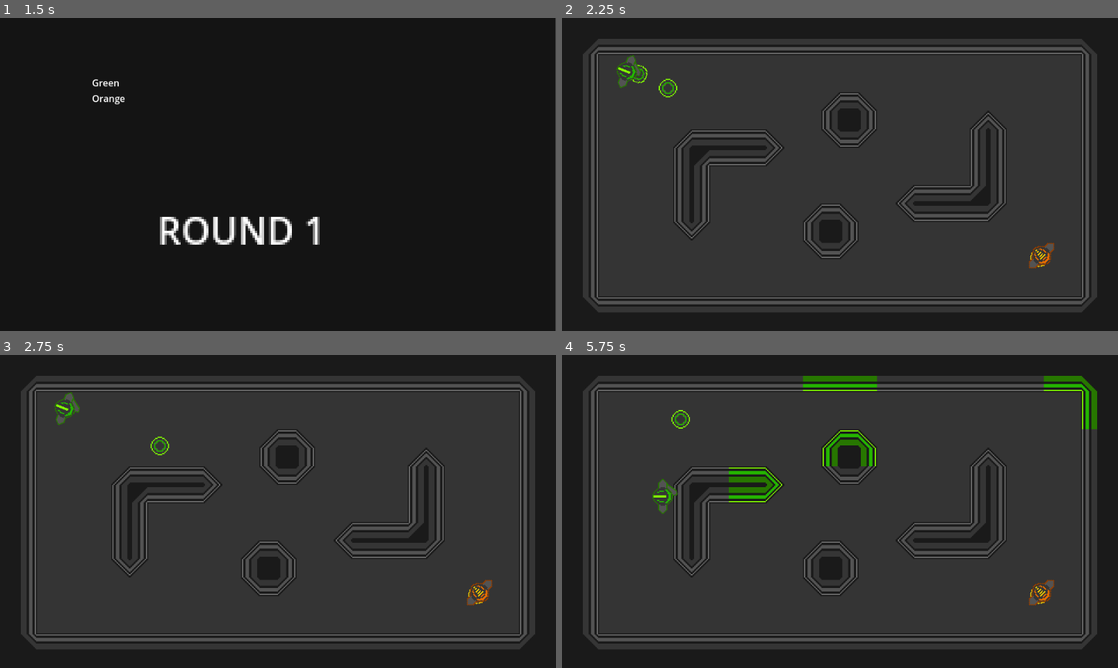
Above: before the commit, frames 1-4 (two rows, left to right).
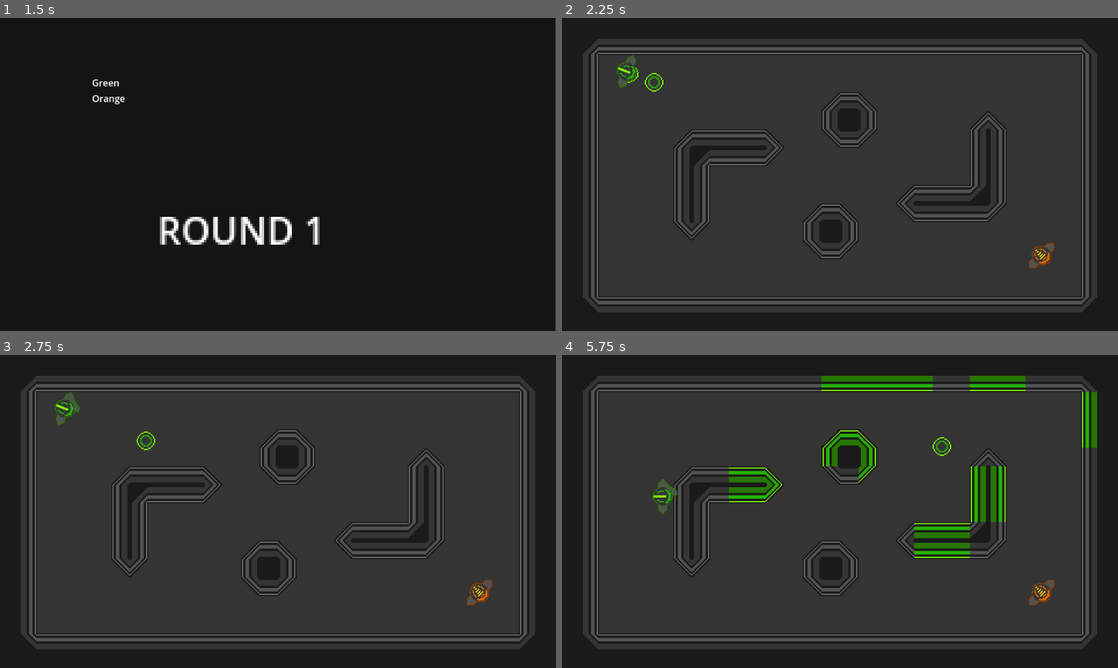
Above: after the commit, the same moments.

Repository: catgirl-software/nor2
Game: Godot game, scene res://scenes/game_scenes/title.tscn
The game is run twice, just before and just after one commit, with the same random seed, the same clock (stepped at 60 frames per second) and the same inputs.
Inputs (mouse positions are in pixels of both pictures, inside the frame that each line leads up to):
- Up to frame 1 (1.5 s): click "nort harder" at 0.5 s; tap Enter at 1.25 s; move the mouse to (250, 237) at 1.27 s; hold W (keyboard_up) from 1.28 s (still down); hold Space (keyboard_throw) from 1.28 s (still down); click (250, 237) at 1.42 s
- Up to frame 2 (2.25 s): keep holding W (keyboard_up); move the mouse to (1006, 221) at 2.02 s; release Space (keyboard_throw) at 2.03 s; tap Space (keyboard_throw) at 2.1 s
- Up to frame 3 (2.75 s): keep holding W (keyboard_up)
- Up to frame 4 (5.75 s): move the mouse to (673, 464) at 2.77 s; release W (keyboard_up) at 2.78 s; hold Space (keyboard_throw) 2.78-3.53 s; hold A (keyboard_left) 2.78-4.28 s; move the mouse to (867, 511) at 3.52 s; tap Space (keyboard_throw) at 3.6, 5.1 s; click (867, 511) at 3.67 s; move the mouse to (756, 433) at 4.27 s; hold S (keyboard_down) 4.28-5.03 s; hold Space (keyboard_throw) 4.28-5.03 s; move the mouse to (962, 495) at 5.02 s; hold D (keyboard_right) from 5.03 s (still down)

Frame 1 is identical in both runs. In frame 2, 0.3% of the frame differs, in the area x 11-87%, y 14-80%; in frame 3, 0.2%; in frame 4, 3.0%, in the area x 19-97%, y 6-80%.

Commit message:
stop people putting a disc in a wall

Diff:
--- a/player.tscn
+++ b/player.tscn
@@ -40,7 +40,7 @@
 }
 tracks/2/type = "method"
 tracks/2/imported = false
-tracks/2/enabled = true
+tracks/2/enabled = false
 tracks/2/path = NodePath(".")
 tracks/2/interp = 1
 tracks/2/loop_wrap = true
@@ -77,7 +77,7 @@
 
 [node name="disc" type="Sprite2D" parent="Arm"]
 show_behind_parent = true
-position = Vector2(12.9997, 0.0418882)
+position = Vector2(10.9997, 0.0418959)
 texture = ExtResource("3_crkmk")
 vframes = 5
 
@@ -93,3 +93,9 @@
 [node name="aim_trail" type="Line2D" parent="."]
 visible = false
 width = 2.0
+
+[node name="ThrowArea" type="Area2D" parent="."]
+
+[node name="CollisionPolygon2D" type="CollisionPolygon2D" parent="ThrowArea"]
+position = Vector2(2, 0)
+polygon = PackedVector2Array(10, 0, 22, 0, 19, -11, 7.08714, -13.5698, 3, -14, 7, -10, 10, -5)
--- a/scenes/game_scenes/map1.tscn
+++ b/scenes/game_scenes/map1.tscn
@@ -35,8 +35,6 @@
 
 [node name="p1" parent="." instance=ExtResource("3_l8p3q")]
 position = Vector2(56, 60)
-input_type = 0
-team = 1
 
 [node name="TextureRect" type="TextureRect" parent="."]
 material = SubResource("ShaderMaterial_a4pnx")
--- a/sprites/player.gd
+++ b/sprites/player.gd
@@ -91,7 +91,7 @@
 	self.look_at(self.position + last_look_direction)
 	self.move_and_collide(move_direction.normalized() * 100 * delta)
 
-	update_aim_trail(aiming)
+	update_aim_trail(aiming and check_throw_validity())
 
 	if throwing and state == State.Ready:
 		if has_disc:
@@ -113,8 +113,19 @@
 			$aim_trail.points[i] -= self.position
 			$aim_trail.points[i] = $aim_trail.points[i].rotated(-self.rotation)
 
+func check_throw_validity() -> bool:
+	print("Checking validity")
+	print("overlapping " + str($ThrowArea.get_overlapping_bodies()))
+	if $ThrowArea.has_overlapping_bodies():
+		print("Can't throw")
+		return false
+	else:
+		print("can throw")
+		return true
 
 func try_throw():
+	if check_throw_validity() == false:
+		return
 	DiscManager.new_disc(team, last_look_direction, position + last_look_direction.normalized() * 20)
 	state = State.Throwing
 	has_disc = false
